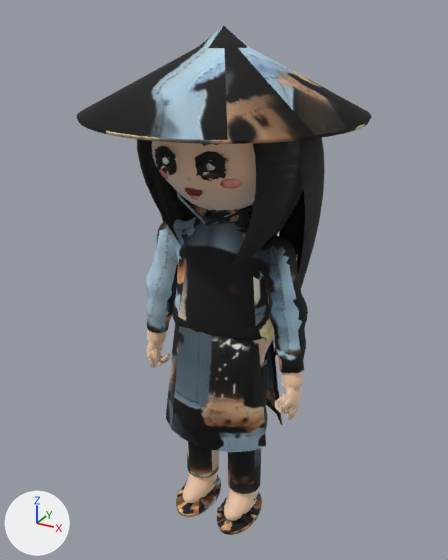
Before and after pictures for a commit that changed the glTF model models/villager-vn-aodai.glb.
Before and after are seen from a 50 mm lens placed at (1.019, -1.848, 1.967), pointed at (-0.014, 0.032, 1.027). Lighting does not change. The marker at lower left points along +X, +Y and +Z. The older version comes first. Vertices at exactly the same position are counted once.
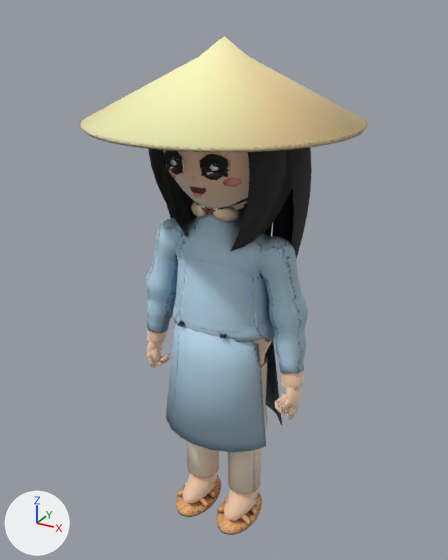
Pixel boxes (x1, y1, x2, y2) of what changed, in the pictures (448 x 560 px; the box of a moved part takes in the faces that stretch with it):
'Mesh_0', surface changed, reshaped (black to blue): before (146, 141, 308, 535); after (146, 150, 308, 535)
'Mesh_14', surface changed, reshaped (11% shorter): before (76, 26, 371, 226); after (80, 36, 367, 214)
'Mesh_12', reshaped (13% narrower, 13% shorter): before (137, 138, 325, 360); after (149, 147, 312, 339)
part 1 of me_mesh_0, moved or reshaped: before (149, 141, 301, 407); after (149, 150, 301, 398)
part 2 of me_mesh_0, moved or reshaped: before (250, 490, 257, 497); after (186, 490, 257, 503)
part 3 of me_mesh_0, surface changed (black to blue): (146, 204, 308, 535) in both
part 4 of me_mesh_12, rebuilt: before (274, 138, 325, 350); after (286, 147, 312, 259)
part 5 of me_mesh_12, rebuilt: before (272, 171, 303, 236); after (262, 170, 292, 233)
part 6 of me_mesh_12, rebuilt: before (146, 140, 193, 224); after (156, 149, 197, 218)
part 7 of me_mesh_12, rebuilt (mostly hidden): before (176, 332, 184, 342); after (178, 320, 184, 327)
part 8 of me_mesh_12, rebuilt: before (279, 192, 303, 258); after (272, 188, 293, 241)
part 9 of me_mesh_12, rebuilt: before (231, 140, 300, 266); after (230, 150, 289, 252)
part 10 of me_mesh_12, rebuilt (not visible afterwards): before (185, 198, 196, 218)
part 11 of me_mesh_12, rebuilt (mostly hidden): before (273, 190, 305, 360); after (289, 204, 294, 243)
part 12 of me_mesh_12, rebuilt: before (137, 139, 188, 245); after (149, 149, 195, 237)
part 13 of me_mesh_12, rebuilt (mostly hidden): before (220, 205, 253, 355); after (220, 203, 247, 339)
part 14 of me_mesh_12, rebuilt (not visible before): after (265, 223, 273, 237)
part 15 of me_mesh_14, rebuilt: before (76, 26, 371, 144); after (80, 36, 367, 152)
part 16 of me_mesh_14, rebuilt: before (206, 202, 254, 226); after (207, 198, 248, 214)
part 17 of me_mesh_14, rebuilt: before (177, 192, 206, 225); after (182, 189, 208, 214)

The change, as a list of edits to the scene's bpy script:
```text
Change mat_lit_body:
    where n3 = _N.new('ShaderNodeMapping'); n3.name = 'Mapping'
    n3.inputs[1].default_value: (0.00323, -14.85, 0.0) -> (0.00323, -14.79, 0.0)  # 'Location'
    n3.inputs[3].default_value: (11.09, 15.84, 1.0) -> (11.05, 15.78, 1.0)  # 'Scale'
Change mat_lit_hat:
    where n3 = _N.new('ShaderNodeMapping'); n3.name = 'Mapping'
    n3.inputs[1].default_value: (0.00323, -13.26, 0.0) -> (0.00323, -13.79, 0.0)  # 'Location'
    n3.inputs[3].default_value: (10.28, 14.14, 1.0) -> (10.29, 14.71, 1.0)  # 'Scale'
Change me_mesh_0:
    remove me_mesh_0.from_pydata(...)  # 8076 vertices, 15904 faces; spans x -0.34..0.36, y -0.23..0.23, z 0.0..1.79
    add me_mesh_0.from_pydata(...)  # 8076 vertices, 15904 faces; spans x -0.34..0.36, y -0.2..0.2, z 0.0..1.77
    me_mesh_0 part 1: 57 vertices moved from x -0.32..0.34, y -0.11..0.06, z 0.34..1.54 to x -0.32..0.34, y -0.14..0.06, z 0.34..1.54; 440 vertices removed from x -0.32..0.34, y -0.23..0.23, z 0.37..1.79; 436 vertices added at x -0.32..0.35, y -0.2..0.2, z 0.37..1.77
    me_mesh_0 part 2: 4 vertices moved within x -0.12..0.15, y -0.11..0.05, z 0.03..0.12; 1 vertex removed from x 0.16, y -0.01, z 0.12; 5 vertices added at x -0.12..0.16, y -0.14..-0.01, z 0.03..0.12
    me_mesh_0 part 3: 6234 kept faces spanning x -0.34..0.35, y -0.2..0.2, z 0.0..1.39 get new texture (UV) coordinates
Change me_mesh_12:
    remove me_mesh_12.from_pydata(...)  # 2307 vertices, 4100 faces; spans x -0.329..0.338, y -0.232..0.336, z 0.736..1.823
    add me_mesh_12.from_pydata(...)  # 2307 vertices, 4100 faces; spans x -0.287..0.295, y -0.202..0.297, z 0.812..1.794
    me_mesh_12 part 4: the loose piece of 65 vertices spanning x 0.169..0.338, y -0.094..0.167, z 0.738..1.761 is rebuilt with 65 vertices and now spans x 0.143..0.295, y -0.086..0.149, z 0.814..1.735
    me_mesh_12 part 5: the loose piece of 65 vertices spanning x -0.176..0.293, y -0.058..0.191, z 0.828..1.632 is rebuilt with 65 vertices and now spans x -0.169..0.253, y -0.054..0.17, z 0.891..1.614
    me_mesh_12 part 6: the loose piece of 65 vertices spanning x -0.301..0.153, y -0.106..0.179, z 0.828..1.632 is rebuilt with 65 vertices and now spans x -0.26..0.149, y -0.097..0.159, z 0.891..1.614
    me_mesh_12 part 7: the loose piece of 65 vertices spanning x -0.122..0.177, y -0.157..0.293, z 0.829..1.632 is rebuilt with 65 vertices and now spans x -0.113..0.157, y -0.148..0.257, z 0.891..1.614
    me_mesh_12 part 8: the loose piece of 65 vertices spanning x -0.023..0.243, y 0.105..0.307, z 0.736..1.761 is rebuilt with 65 vertices and now spans x -0.025..0.214, y 0.09..0.271, z 0.813..1.735
    me_mesh_12 part 9: the loose piece of 65 vertices spanning x -0.176..0.296, y -0.186..0.065, z 0.828..1.632 is rebuilt with 65 vertices and now spans x -0.17..0.255, y -0.165..0.061, z 0.891..1.614
    me_mesh_12 part 10: the loose piece of 65 vertices spanning x -0.254..0.179, y -0.073..0.26, z 0.829..1.632 is rebuilt with 65 vertices and now spans x -0.22..0.17, y -0.07..0.23, z 0.891..1.614
    me_mesh_12 part 11: the loose piece of 65 vertices spanning x 0.07..0.321, y 0.014..0.248, z 0.738..1.761 is rebuilt with 65 vertices and now spans x 0.056..0.281, y 0.009..0.22, z 0.814..1.735
    me_mesh_12 part 12: the loose piece of 65 vertices spanning x -0.299..0.169, y -0.174..0.076, z 0.828..1.632 is rebuilt with 65 vertices and now spans x -0.258..0.163, y -0.155..0.07, z 0.89..1.614
    me_mesh_12 part 13: the loose piece of 65 vertices spanning x -0.186..0.097, y -0.165..0.29, z 0.828..1.632 is rebuilt with 65 vertices and now spans x -0.164..0.091, y -0.155..0.255, z 0.891..1.614
    me_mesh_12 part 14: the loose piece of 65 vertices spanning x -0.133..0.122, y 0.171..0.336, z 0.738..1.761 is rebuilt with 65 vertices and now spans x -0.119..0.11, y 0.148..0.297, z 0.814..1.735
    other edits to the shape of me_mesh_12 do not show in these pictures
Change me_mesh_14:
    remove me_mesh_14.from_pydata(...)  # 194 vertices, 352 faces; spans x -0.479..0.479, y -0.474..0.484, z 1.29..1.915
    add me_mesh_14.from_pydata(...)  # 194 vertices, 352 faces; spans x -0.469..0.469, y -0.464..0.473, z 1.327..1.885
    me_mesh_14 part 15: the loose piece of 146 vertices spanning x -0.479..0.479, y -0.474..0.484, z 1.639..1.915 is rebuilt with 146 vertices and now spans x -0.469..0.469, y -0.464..0.473, z 1.614..1.885
    me_mesh_14 part 16: the loose piece of 24 vertices spanning x -0.003..0.234, y -0.126..0.011, z 1.29..1.633 is rebuilt with 24 vertices and now spans x -0.003..0.21, y -0.113..0.01, z 1.327..1.611
    me_mesh_14 part 17: the loose piece of 24 vertices spanning x -0.234..0.003, y -0.126..0.011, z 1.29..1.633 is rebuilt with 24 vertices and now spans x -0.21..0.003, y -0.113..0.01, z 1.327..1.611
```
